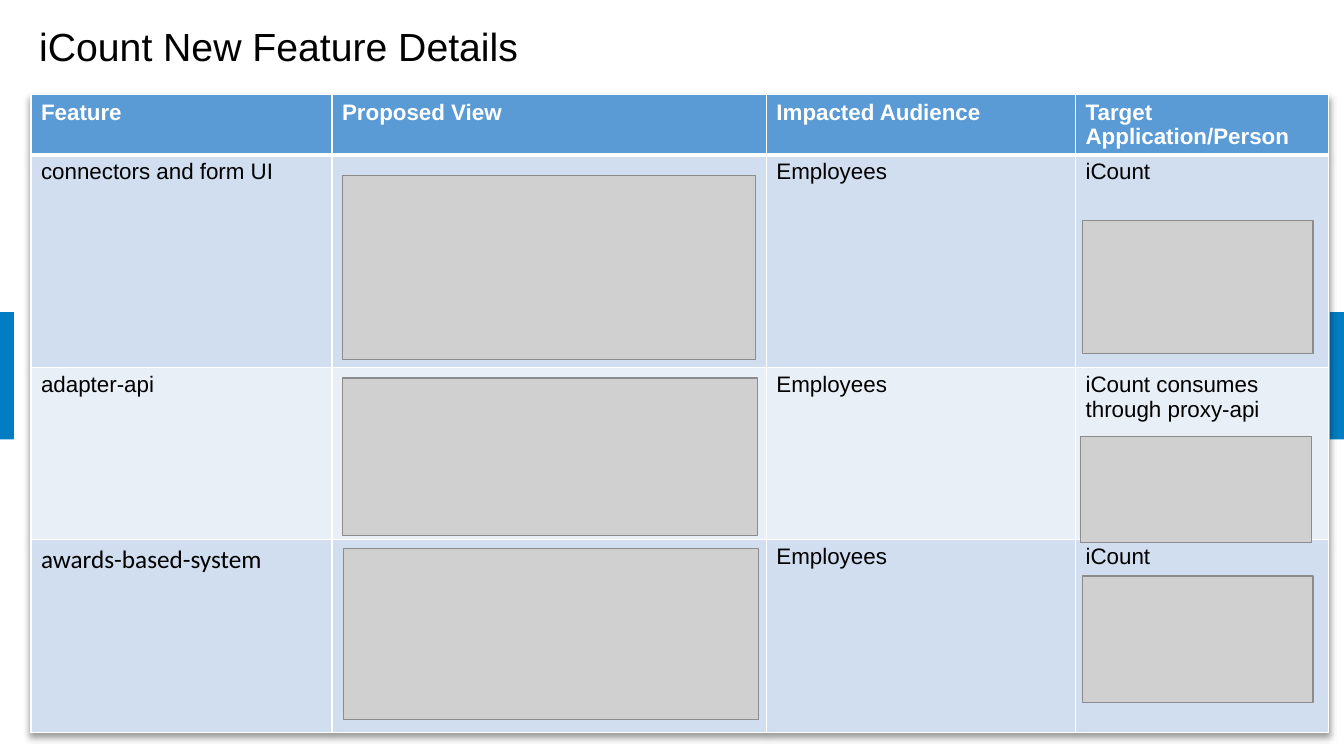
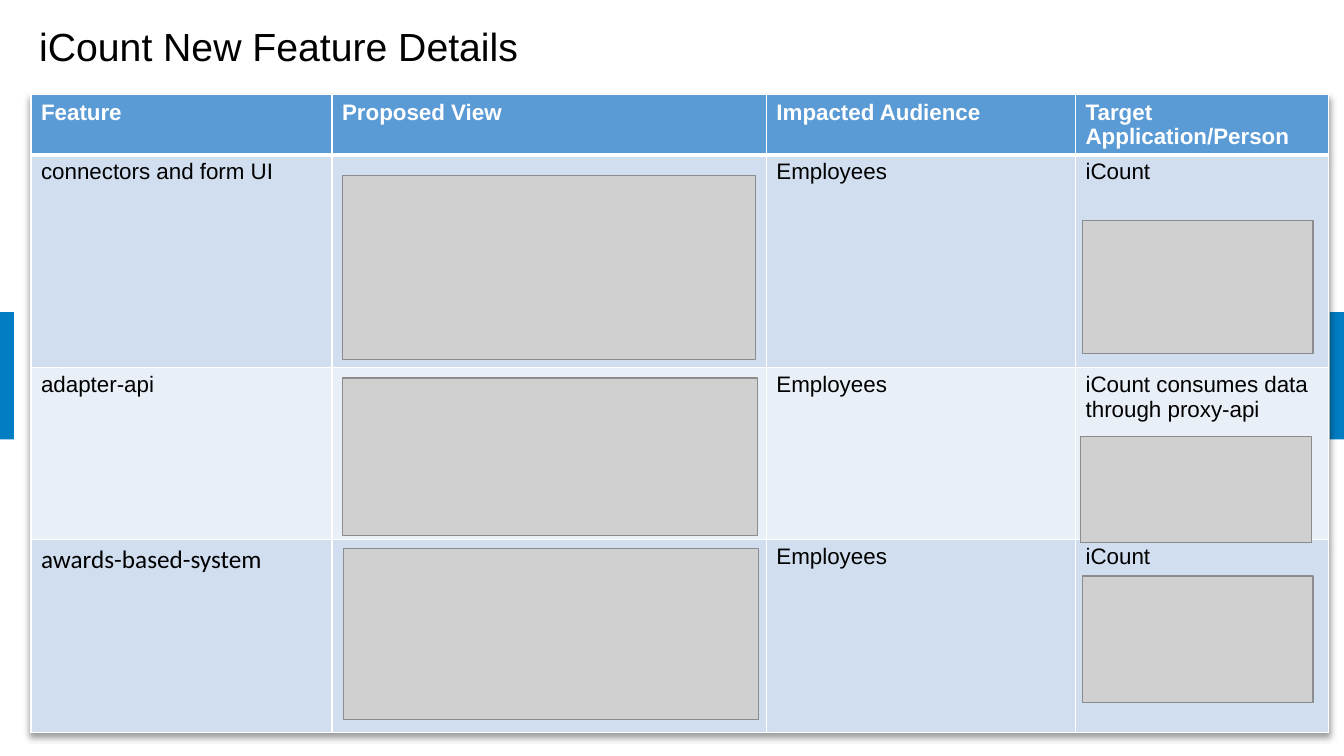
Before and after one commit to samratbasu2019/iSoreDesignArtifacts, a slide deck: slide 4 of iSolve-iCount-Hackathon_Solution.pptx. Drawn at 1344x756 pixels with LibreOffice and Linux fonts; fonts in the diff are those of the drawing; grey boxes stand for pictures; background and template pictures are left out. Boxes give left, top, right and bottom in pixels: in the first picture for what was removed or moved away, otherwise in the second. Text is boxed around its words. In the diff, an @@ line names an element or a change of style, - is before the commit and + after.

Commit message:
Updatde

```diff
--- a/iSolve-iCount-Hackathon_Solution.pptx
+++ b/iSolve-iCount-Hackathon_Solution.pptx
@@ table at bbox=[31, 95, 1330, 736] @@
-row 3, column 4: iCount consumes through proxy-api
+row 3, column 4: iCount consumes data through proxy-api
```
